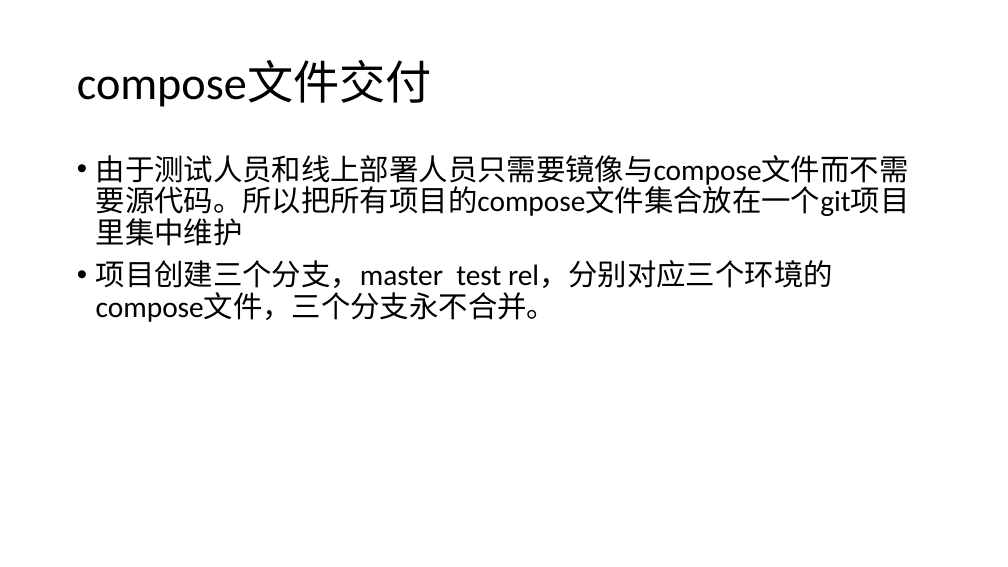
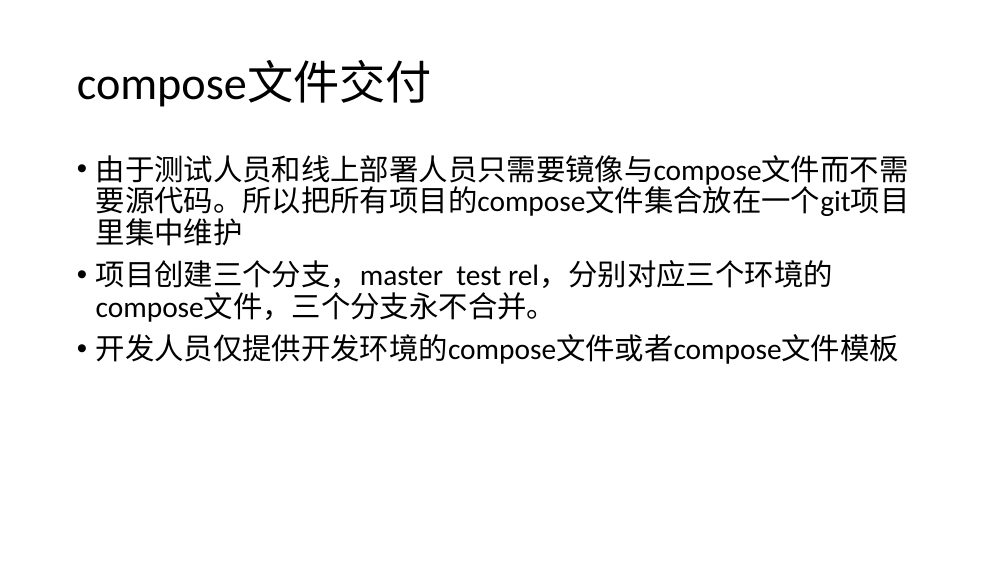
Before and after one commit to sealyun/docs, a slide deck: slide 26 of ppt/CI-CD-rules.pptx (slide 25 before the commit). Drawn at 1008x567 pixels with LibreOffice and Linux fonts; fonts in the diff are those of the drawing. Boxes give left, top, right and bottom in pixels: in the first picture for what was removed or moved away, otherwise in the second. Text is boxed around its words. In the diff, an @@ line names an element or a change of style, - is before the commit and + after.

```diff
--- a/ppt/CI-CD-rules.pptx
+++ b/ppt/CI-CD-rules.pptx
@@ text at (x1=96, y1=334, x2=899, y2=364): paragraph added @@
+• 开发人员仅提供开发环境的compose文件或者compose文件模板
```
Also in this commit, not shown: 2 other slides changed, 1 slide added.
